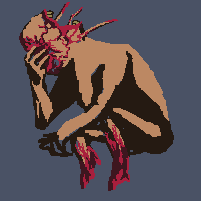
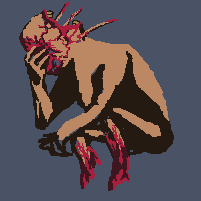
Layers edited between the first and the second 201×201 image:
painted on "Layer 2" over bbox(63, 12, 76, 26)
